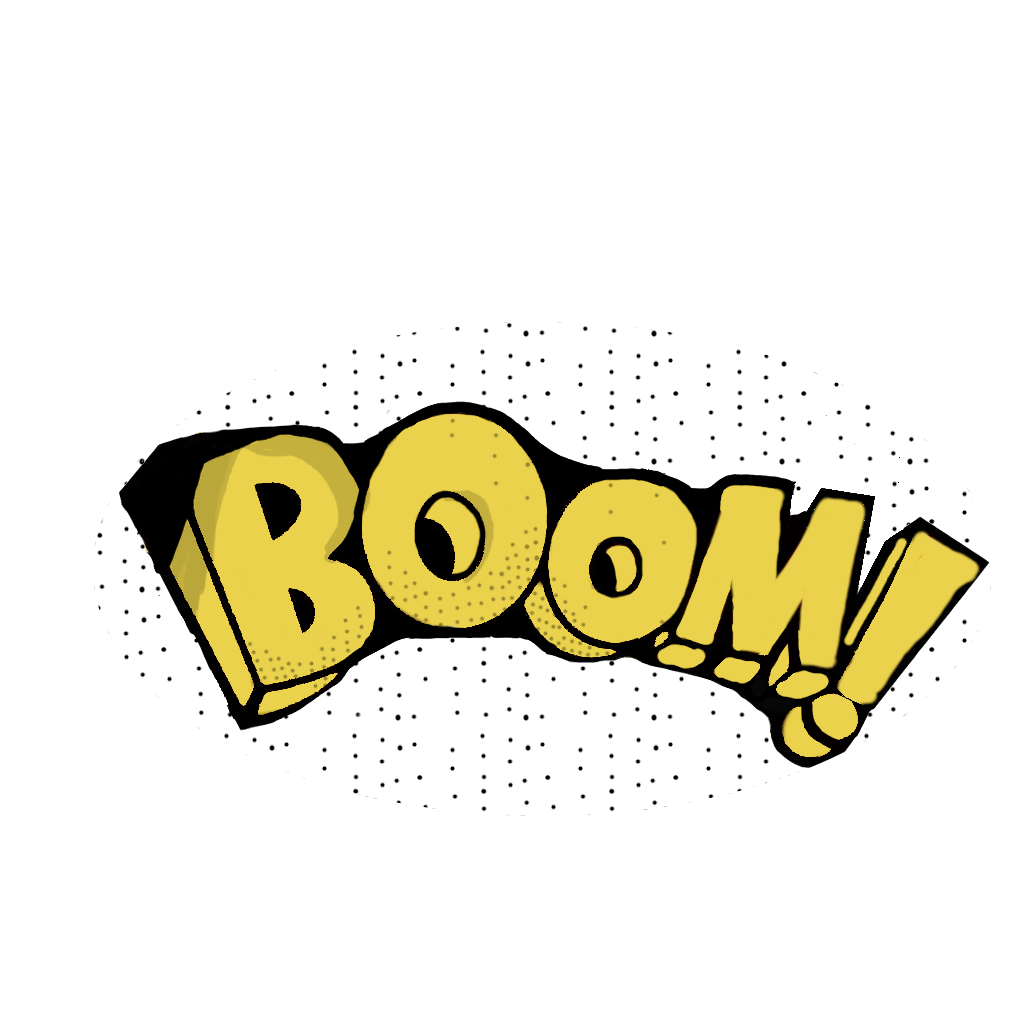
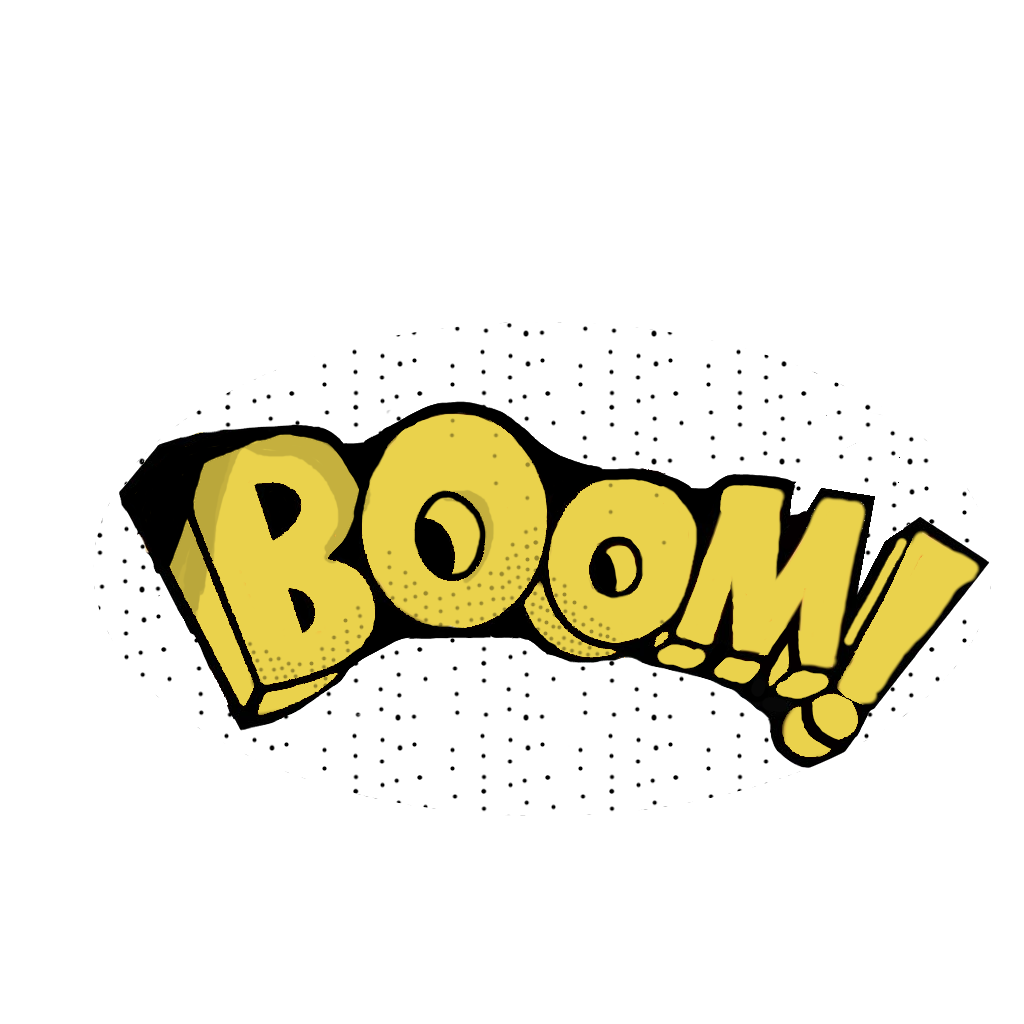
Layers edited between the first and the second w=1024, h=1024 image:
painted on "OnomatopeiaBoom.png" over (562, 592, 617, 642)